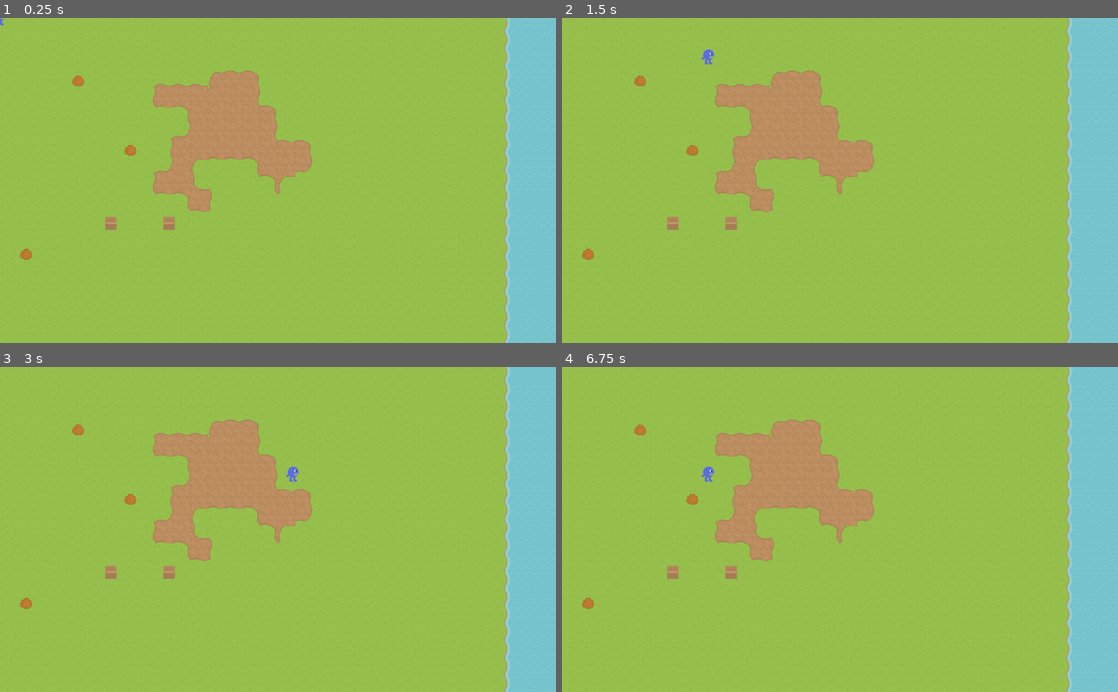
Above: before the commit, frames 1-4 (two rows, left to right).
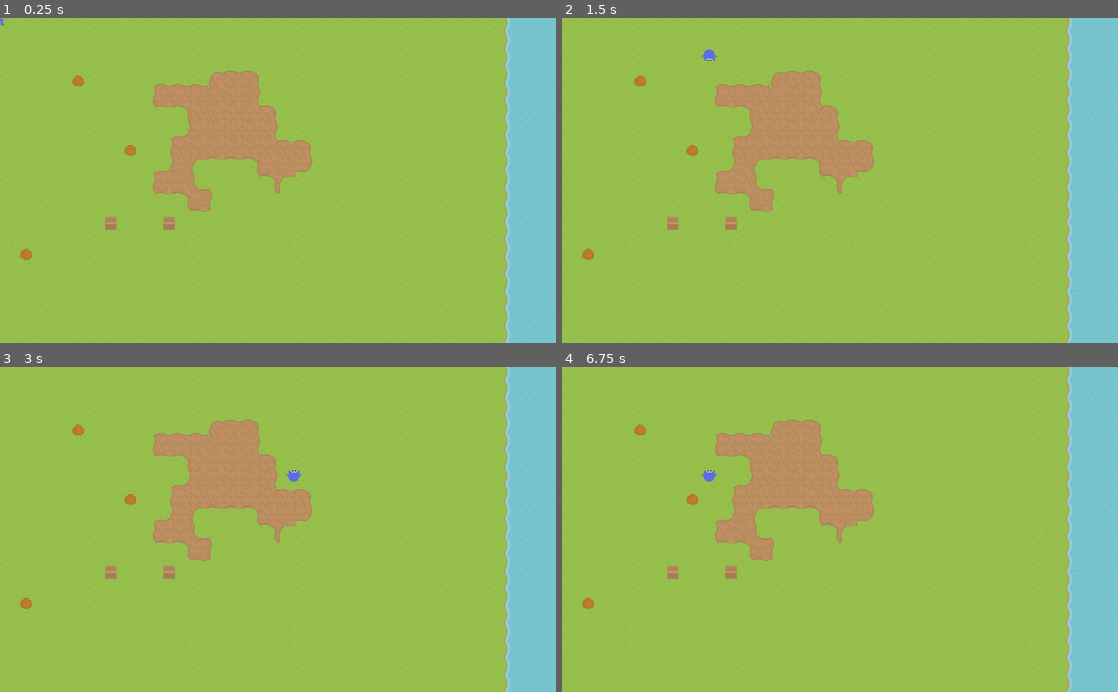
Above: after the commit, the same moments.

Repository: bagedevimo/pxljam19
Game: Godot game, scene res://Game.tscn
Same seed, same stepped clock (60 frames per second), same inputs: the game is played once before the commit and once after it.
Inputs:
- Up to frame 1 (0.25 s): no input
- Up to frame 2 (1.5 s): tap Enter at 0.5 s; hold Right (ui_right) 0.53-1.28 s; tap Space (ui_select) at 0.77 s; hold Down (ui_down) from 1.28 s (still down)
- Up to frame 3 (3 s): tap Space (ui_select) at 1.52 s; release Down (ui_down) at 2.03 s; hold Right (ui_right) 2.03-2.78 s; hold Up (ui_up) from 2.78 s (still down)
- Up to frame 4 (6.75 s): tap Space (ui_select) at 3.02, 3.77, 4.52, 6.02 s; release Up (ui_up) at 3.53 s; hold Left (ui_left) 3.53-5.03 s; hold Down (ui_down) 5.03-5.78 s; hold Right (ui_right) 5.78-6.53 s; hold Up (ui_up) from 6.53 s (still down)

The runs differ from the first frame. In frame 1, less than 0.1% of the frame differs, in the area x 0-1%, y 0-3%; in frame 2, less than 0.1%; in frame 3, less than 0.1%, in the area x 51-55%, y 30-36%; in frame 4, less than 0.1%.

Commit message:
Player picture changes based on direction

Diff:
--- a/Player.gd
+++ b/Player.gd
@@ -46,12 +46,16 @@
 
 	if Input.is_action_pressed("ui_up"):
 		motion += Vector2(0, -1)
+		$Sprite.region_rect.position.x = 64
 	if Input.is_action_pressed("ui_down"):
 		motion += Vector2(0, 1)
+		$Sprite.region_rect.position.x = 96
 	if Input.is_action_pressed("ui_left"):
 		motion += Vector2(-1, 0)
+		$Sprite.region_rect.position.x = 32
 	if Input.is_action_pressed("ui_right"):
 		motion += Vector2(1, 0)
+		$Sprite.region_rect.position.x = 0
 
 	motion = motion.normalized() * MOTION_SPEED
 
--- a/Player.tscn
+++ b/Player.tscn
@@ -10,6 +10,7 @@
 script = ExtResource( 1 )
 
 [node name="Sprite" type="Sprite" parent="."]
+position = Vector2( 1, 0 )
 z_index = 1
 texture = ExtResource( 2 )
 region_enabled = true
